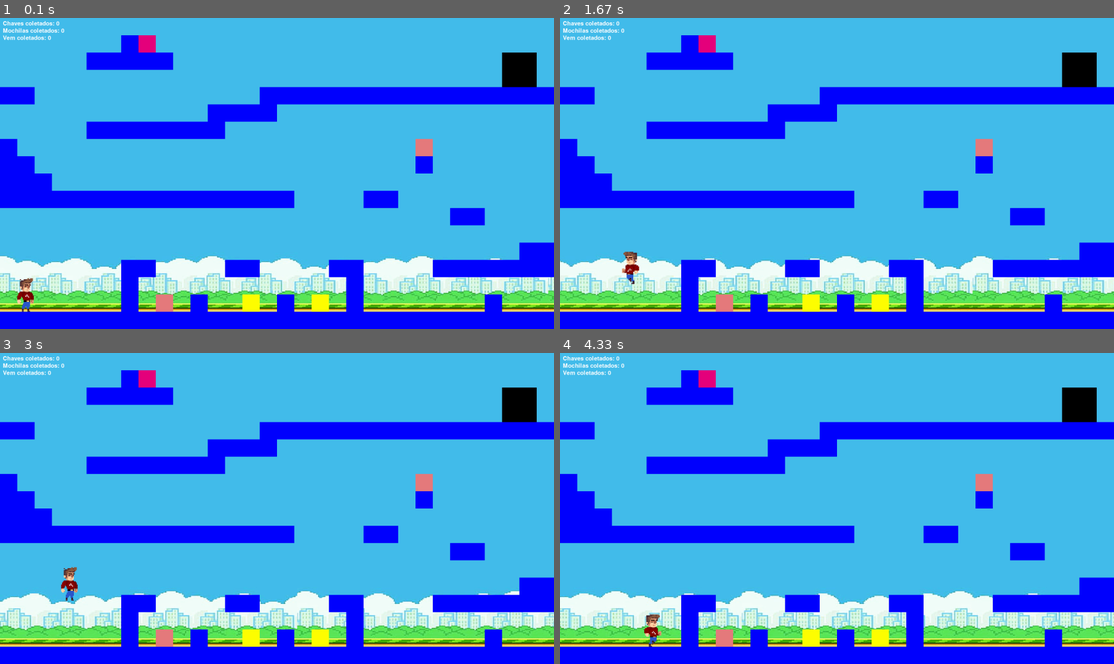
Above: before the commit, frames 1-4 (two rows, left to right).
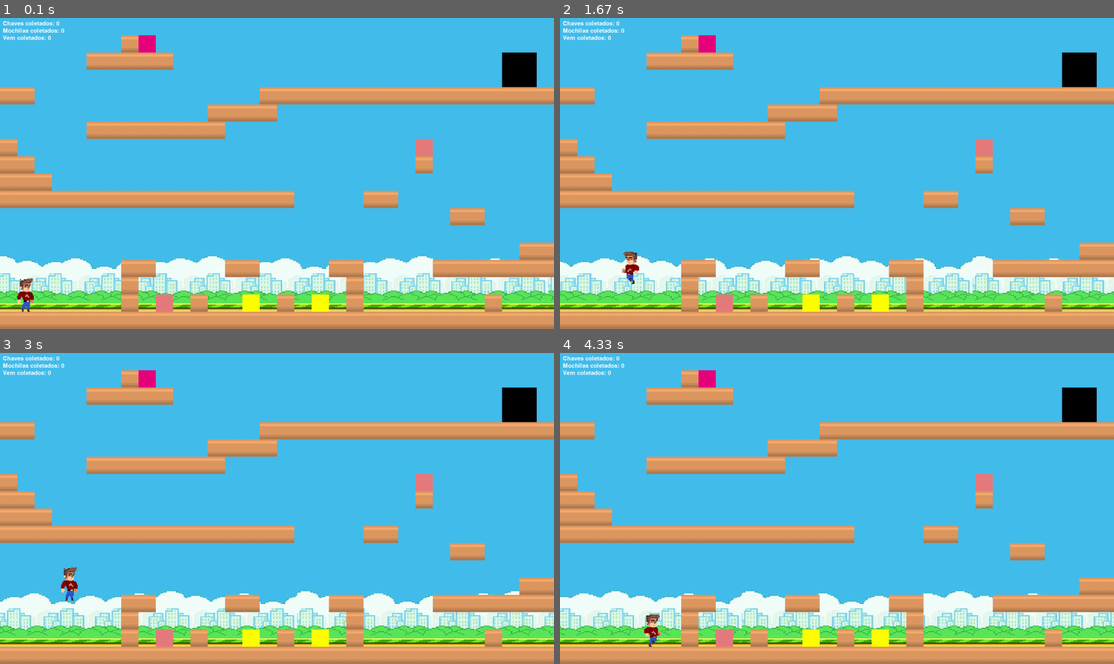
Above: after the commit, the same moments.

Repository: maatheusfp/Pygame-IP
Game: pygame game, started from main.py
The game is run twice, just before and just after one commit, with the same random seed, the same clock (stepped at 60 frames per second) and the same inputs.
Inputs:
- Up to frame 1 (0.1 s): no input
- Up to frame 2 (1.67 s): hold Right 0.33-0.8 s; hold Right 0.83-1.3 s; tap Space at 0.9, 1.2, 1.4 s; hold Left from 1.33 s (still down)
- Up to frame 3 (3 s): tap Space at 1.7, 1.97, 2.27, 2.4, 2.7 s; release Left at 1.87 s; hold Left 1.9-2.3 s; hold Right 2.33-2.97 s
- Up to frame 4 (4.33 s): hold Left 3-3.47 s; tap Space at 3.07, 3.37, 3.57, 3.87, 4.07 s; hold Right 3.5-3.97 s; hold Right from 4 s (still down)

The runs differ from the first frame. In frame 1, 21% of the frame differs, in the area x 0-100%, y 5-100%; in frame 2, 21%; in frame 3, 21%; in frame 4, 21%.

Commit message:
added plataform

Diff:
--- a/levels/maps.py
+++ b/levels/maps.py
@@ -1,5 +1,3 @@
-import pygame
-
 screenWidth, screenHeight = 1920, 1080 # 1920x1080 (Full HD)
 
 layout = ['................................',
--- a/main.py
+++ b/main.py
@@ -13,6 +13,8 @@
 clock = pygame.time.Clock() #frames por segundo
 screen = pygame.display.set_mode((screenWidth, screenHeight))
 game_background = GameBackground(screenWidth, screenHeight)
+
+plataforma = pygame.image.load('assets/plataforma.png')
 
 obstacles = []
 itensKeys = []
@@ -92,7 +94,7 @@
 
 
         for obstacle in obstacles:
-            pygame.draw.rect(screen, (0, 0, 255), obstacle)
+            screen.blit(plataforma, (obstacle.x, obstacle.y))
 
         player.draw(screen)
         contadorKeys.render(screen)
